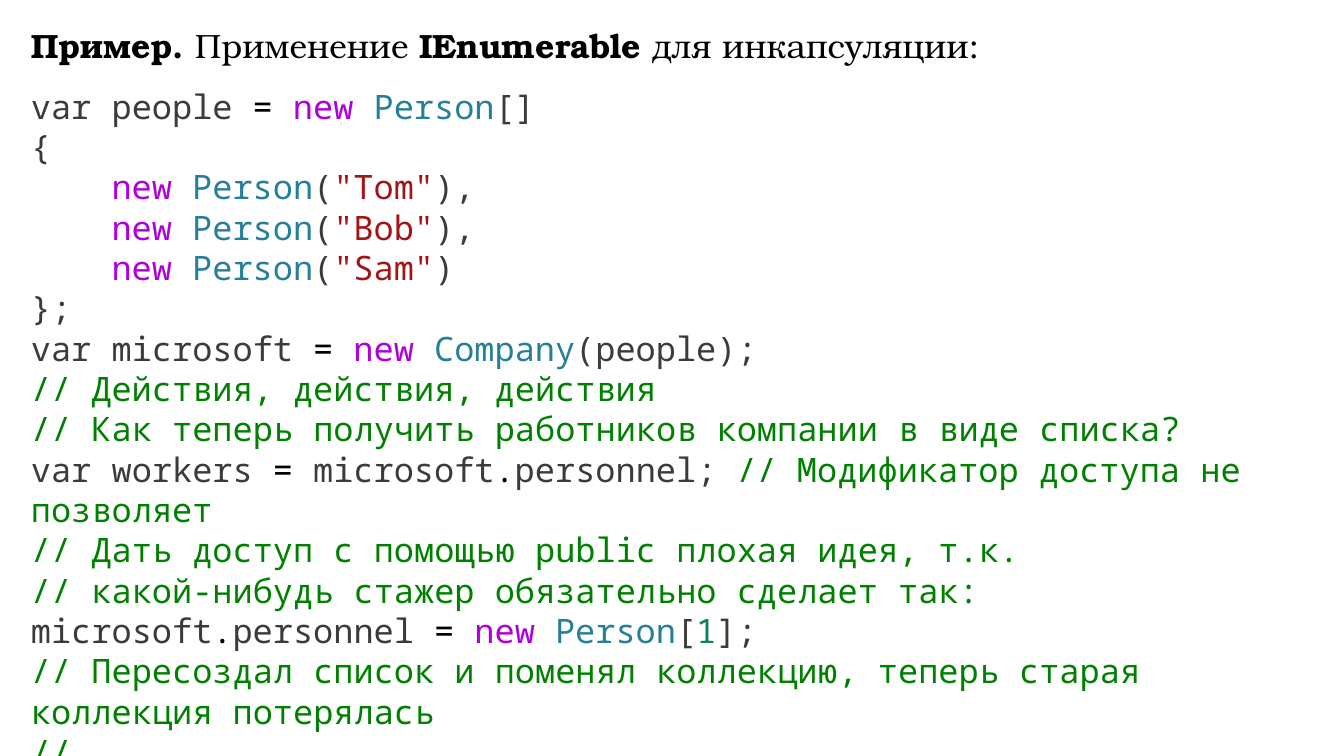
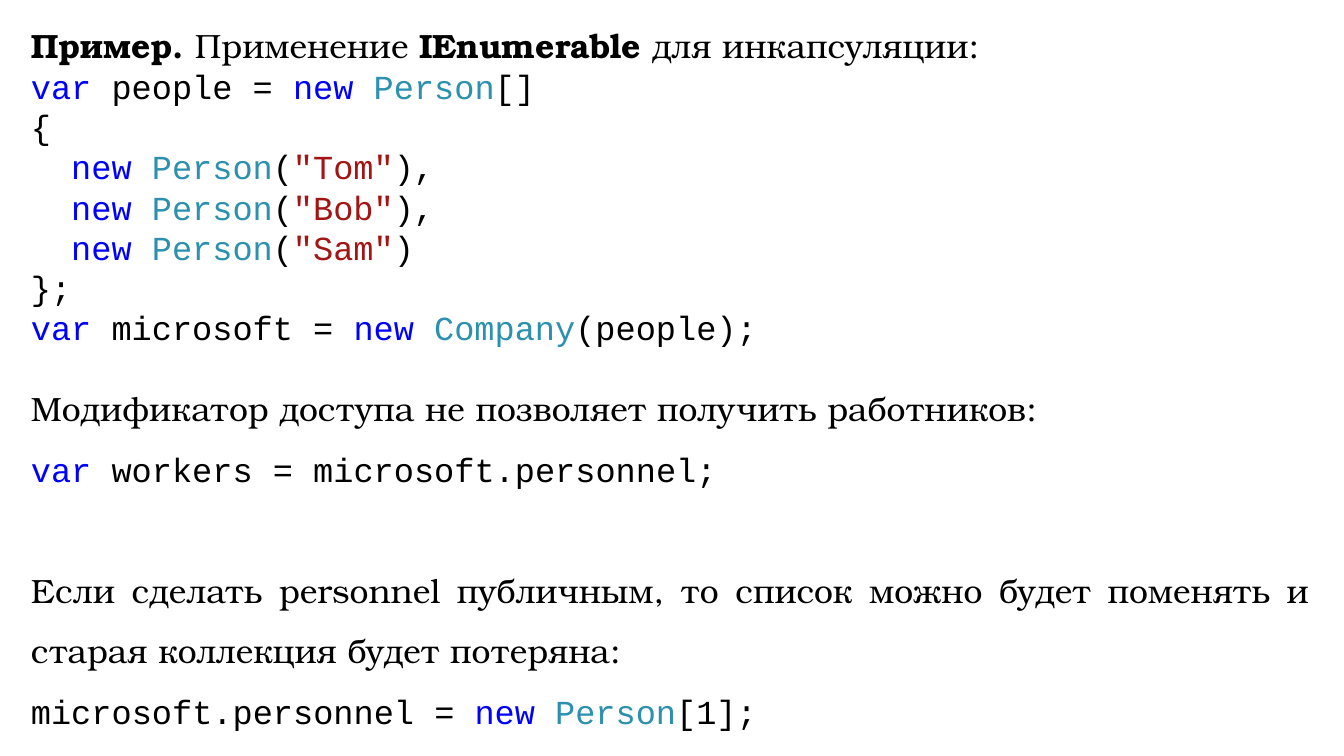
Before and after one commit to DaniilKlyukin/ITiP-2, a slide deck: slide 56 of Лекции/ИТиП 2 лек 4.pptx. Drawn at 1344x756 pixels with LibreOffice and Linux fonts; fonts in the diff are those of the drawing. Boxes give left, top, right and bottom in pixels: in the first picture for what was removed or moved away, otherwise in the second. Text is boxed around its words. In the diff, an @@ line names an element or a change of style, - is before the commit and + after.

```diff
--- a/Лекции/ИТиП 2 лек 4.pptx
+++ b/Лекции/ИТиП 2 лек 4.pptx
@@ text at bbox=[31, 74, 757, 731]: font Noto Sans Mono to Courier New, highlight none to #FFFFFF in "var people = new Person[]", "{", "new Person("Tom"),", "new Person("Bob")," and 3 more places; text colour #3B3B3B to #0000FF in "var"; text colour #3B3B3B to #000000 in "people Person[]", "{", "Person("Tom"),", "Person("Bob")," and 3 more places; text colour #AF00DB to #0000FF in "new", "new", "new", "new" and 1 more places; text colour #267F99 to #2B91AF in "Person[]", "Person("Tom"),", "Person("Bob"),", "Person("Sam")" and 1 more places; text colour #098658 to #000000 in "Person[1];"; alignment justified to left; line spacing 1.5 to 1; alignment left to justified; line spacing 1 to 1.5 @@
@@ text at bbox=[31, 316, 1309, 671]: text changed; font Noto Sans Mono to TeX Gyre Bonum; text colour #008000 to #000000 @@
-var microsoft = new Company(people);
-// Действия, действия, действия
-// Как теперь получить работников компании в виде списка?
-var workers = microsoft.personnel; // Модификатор доступа не позволяет
-// Дать доступ с помощью public плохая идея, т.к.
-// какой-нибудь стажер обязательно сделает так:
+var microsoft = new Company(people);
+Модификатор доступа не позволяет получить работников:
+var workers = microsoft.personnel;
+Если сделать personnel публичным, то список можно будет поменять и старая коллекция будет потеряна:
@@ text at bbox=[31, 659, 1140, 732]: paragraphs removed @@
-// Пересоздал список и поменял коллекцию, теперь старая коллекция потерялась
-// ...
```
Also in this commit, not shown: 9 other slides changed, 8 other files.
